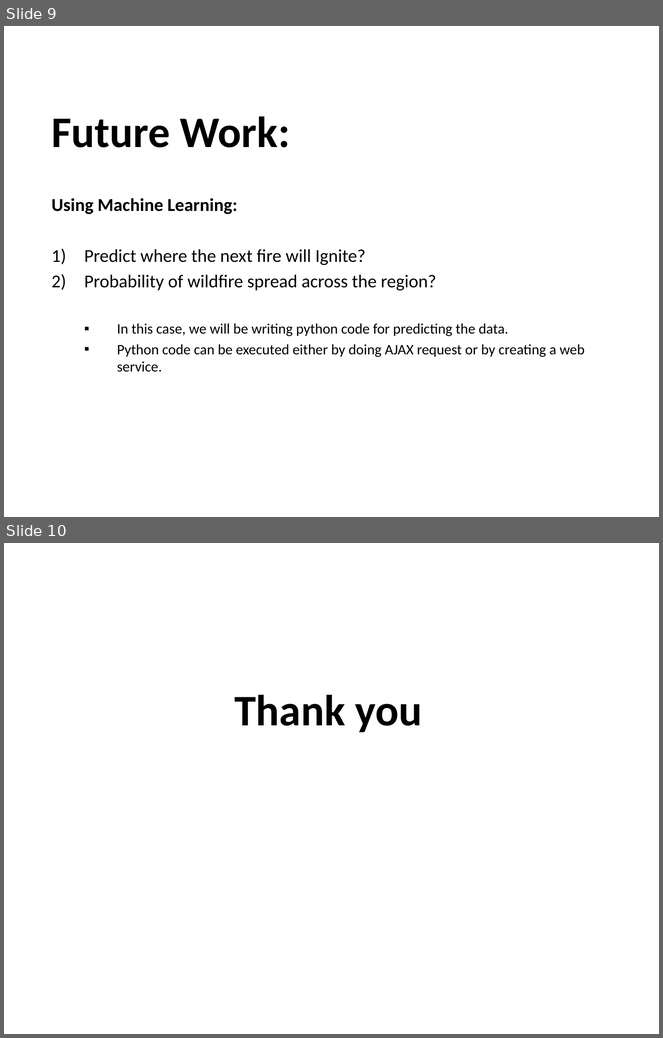
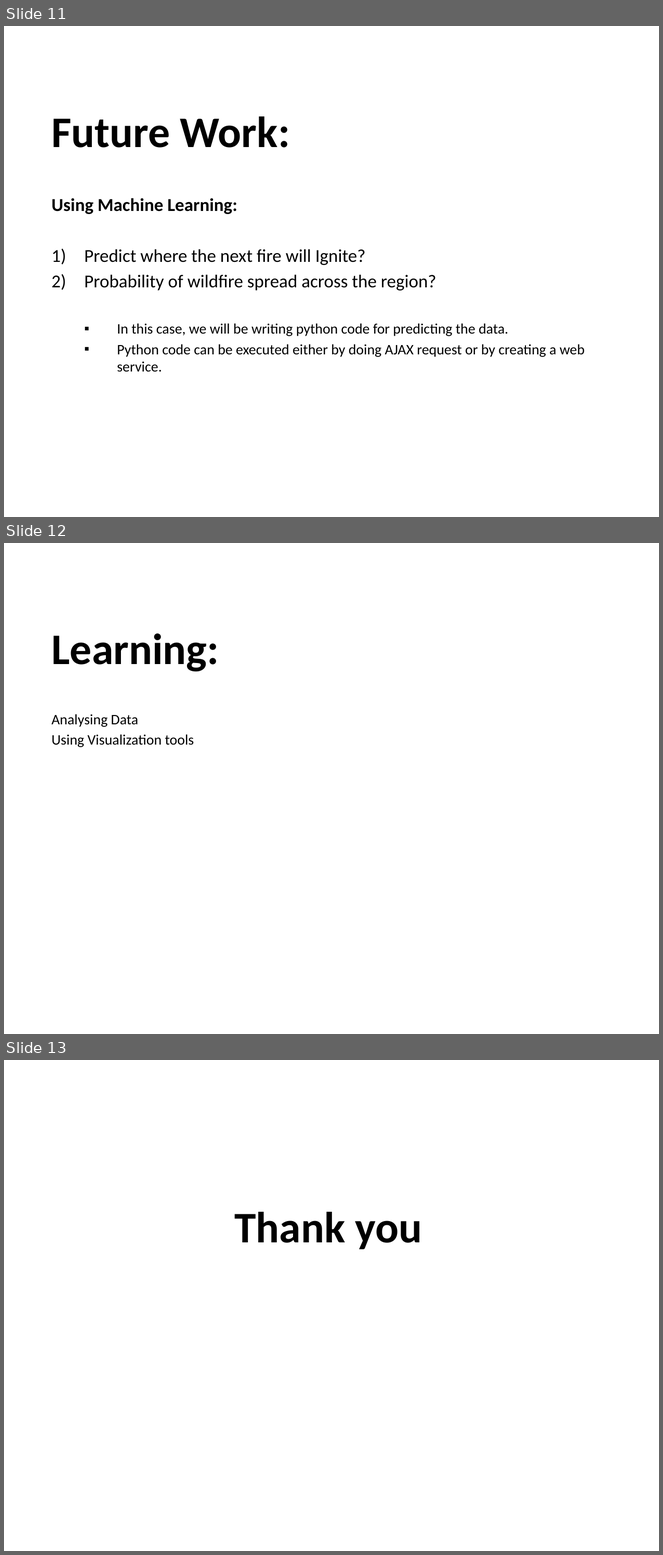
Before and after one commit to sindhusha-t/Predict-WildFires-, a slide deck: Documentation/Wildfire Intensity.pptx. Shown one above the other, each under a label of ours: slides 9 and 10 before the commit, slides 11, 12 and 13 after it. The pictures are 663x1038 and 663x1555 pixels, drawn with LibreOffice and Linux fonts; fonts in the diff are those of the drawing; background and template pictures are left out. Boxes give left, top, right and bottom in pixels: in the first picture for what was removed or moved away, otherwise in the second. Text is boxed around its words. In the diff, an @@ line names an element or a change of style, - is before the commit and + after.

```diff
--- a/Documentation/Wildfire Intensity.pptx
+++ b/Documentation/Wildfire Intensity.pptx
@@ slide 12 added at <box>4,543,659,1034</box>, background picture (left out) @@
@@ title added at <box>51,633,219,672</box>, 48 pt, text #000000, bold @@
+Learning:
@@ subtitle added at <box>51,714,194,747</box>, 16 pt, text #000000 @@
+Analysing Data
+Using Visualization tools
@@ what was slide 9 is now slide 11 @@
@@ what was slide 10 is now slide 13 @@
```
Also in this commit, not shown: 5 slides changed, 2 other slides added.
